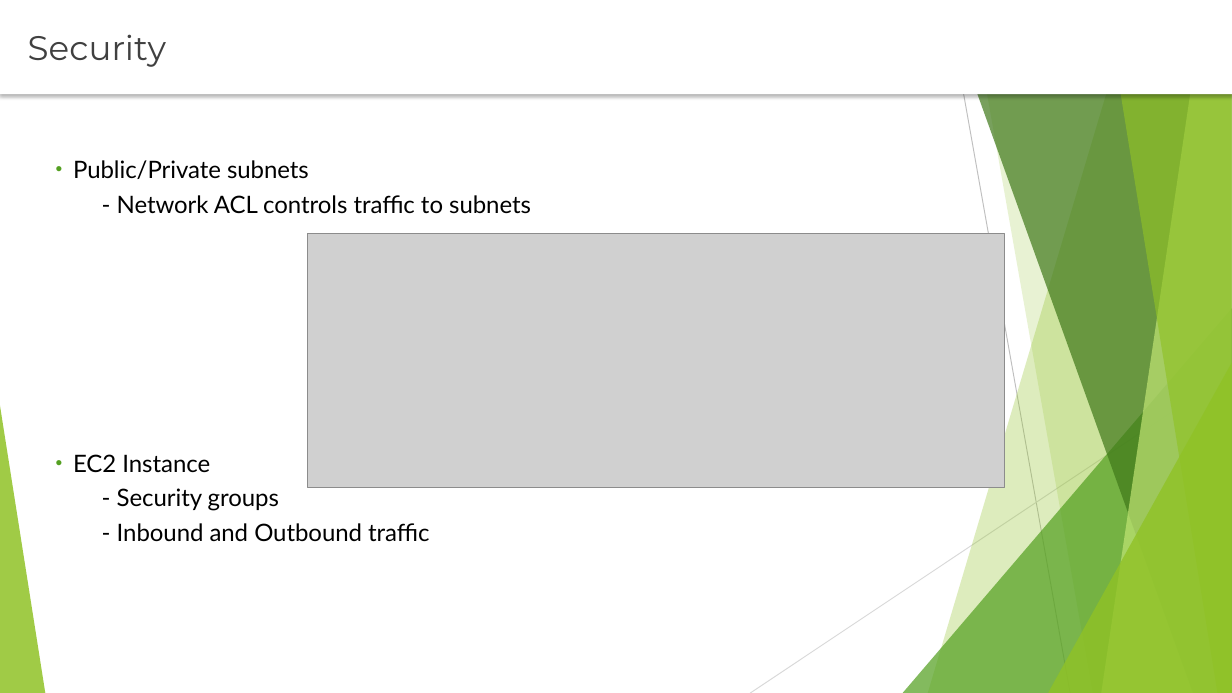
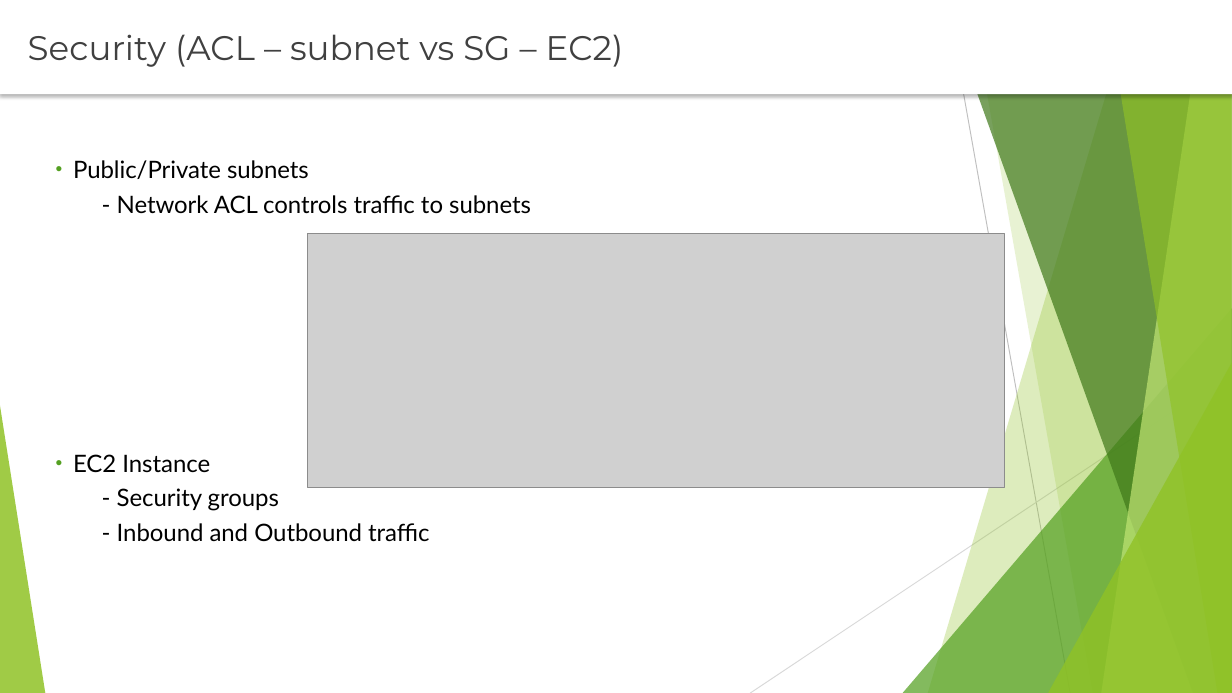
Before and after one commit to rusergei2010/AWSCourse2019, a slide deck: slide 11 of Lecture_5_VPC/vpc.pptx (slide 9 before the commit). Drawn at 1232x693 pixels with LibreOffice and Linux fonts; fonts in the diff are those of the drawing; grey boxes stand for pictures. Boxes give left, top, right and bottom in pixels: in the first picture for what was removed or moved away, otherwise in the second. Text is boxed around its words. In the diff, an @@ line names an element or a change of style, - is before the commit and + after.

```diff
--- a/Lecture_5_VPC/vpc.pptx
+++ b/Lecture_5_VPC/vpc.pptx
@@ text at (28, 34, 624, 67): text changed @@
-Security
+Security (ACL – subnet vs SG – EC2)
```
Also in this commit, not shown: 4 other slides changed, 4 slides added, 14 other files.
